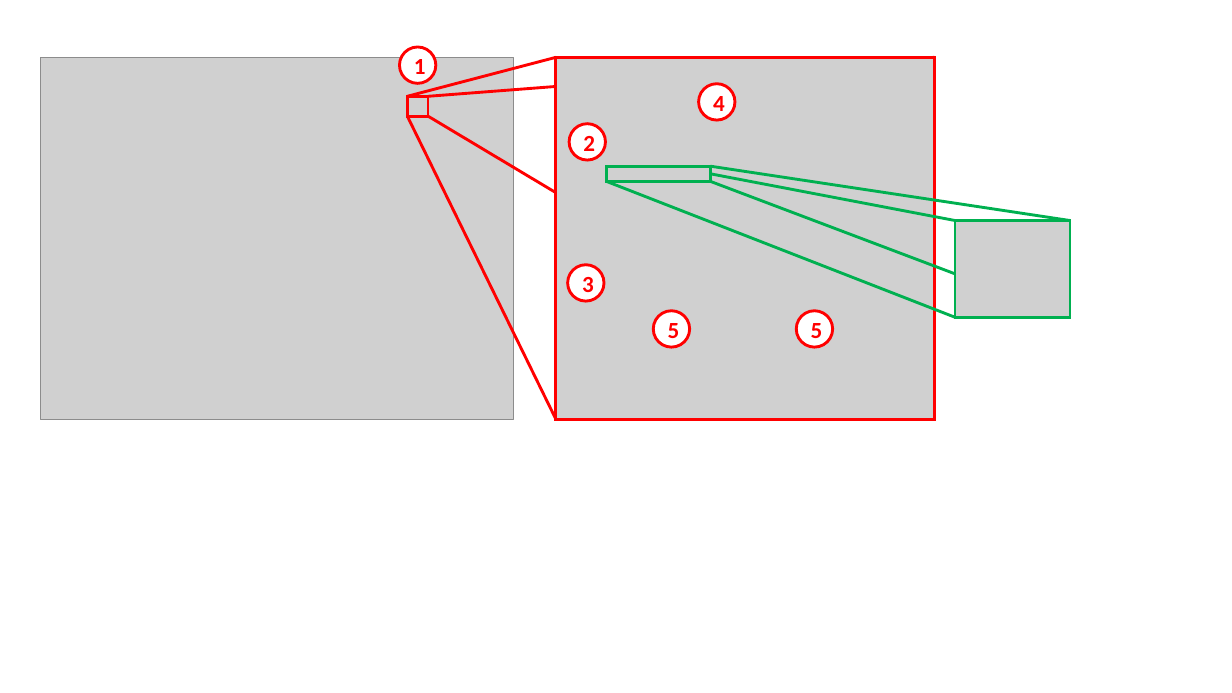
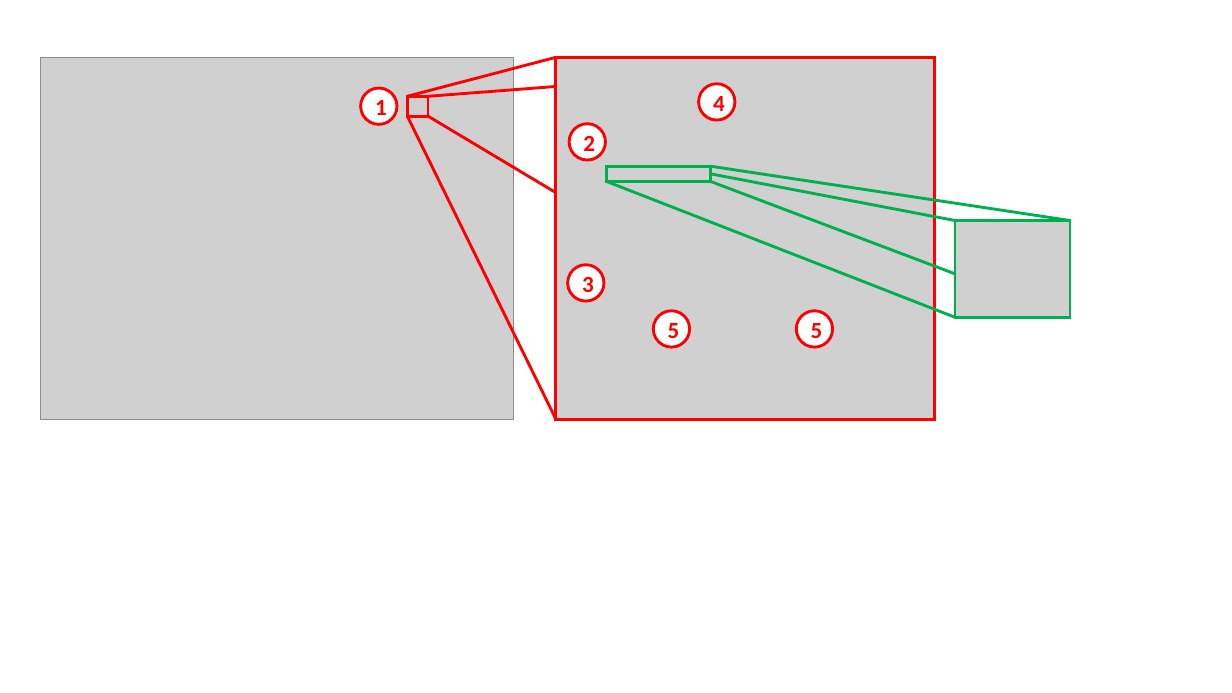
Before and after one commit to xpessoles/TP_Documents_PSI, a slide deck: slide 5 of 11_MaxpidE/MaxPIDE.pptx. Drawn at 1232x693 pixels with LibreOffice and Linux fonts; fonts in the diff are those of the drawing; grey boxes stand for pictures. Boxes give left, top, right and bottom in pixels: in the first picture for what was removed or moved away, otherwise in the second. Text is boxed around its words. In the diff, an @@ line names an element or a change of style, - is before the commit and + after.

```diff
--- a/11_MaxpidE/MaxPIDE.pptx
+++ b/11_MaxpidE/MaxPIDE.pptx
@@ ellipse "1": place and size @@
-ellipse "1" at bbox=[399, 47, 435, 83]
+ellipse "1" at bbox=[360, 88, 396, 124]
```
Also in this commit, not shown: 1 other slide changed, 2 slides added, 2 slides removed, 1 other file.
